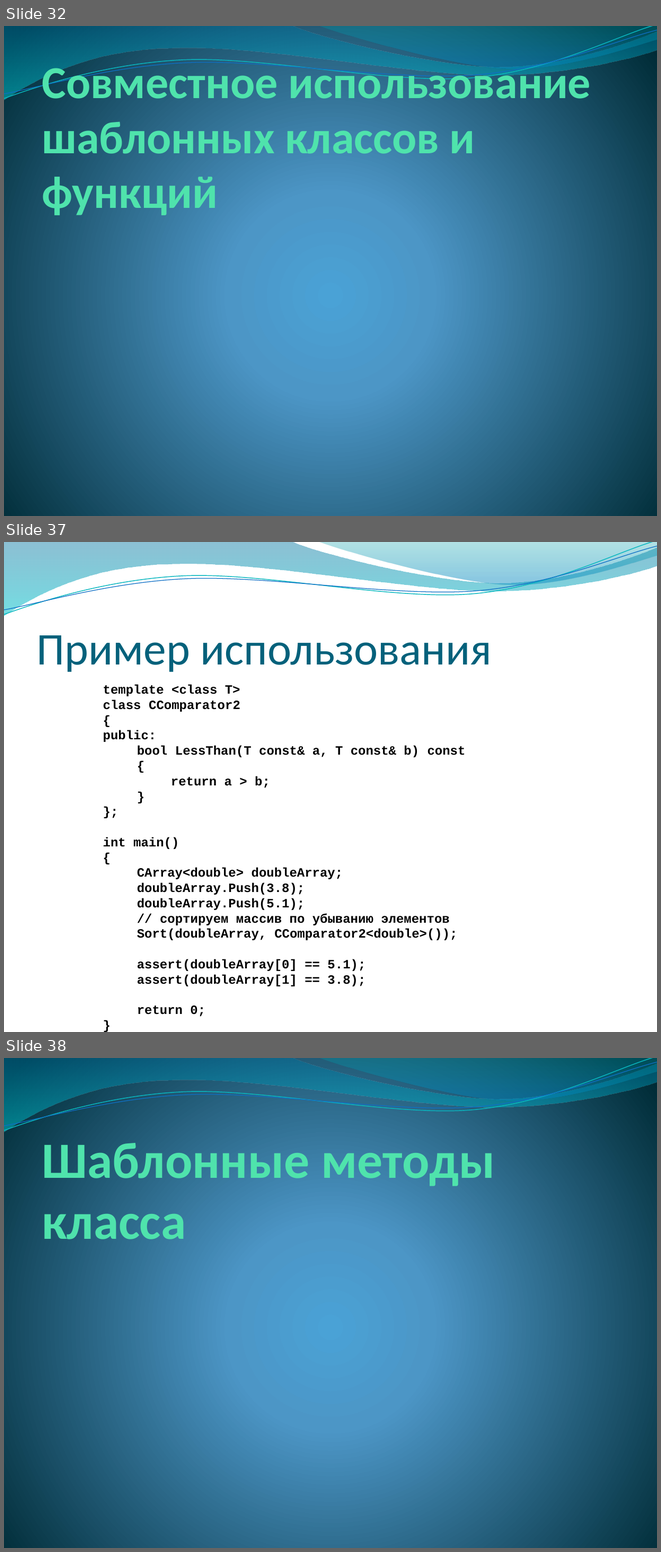
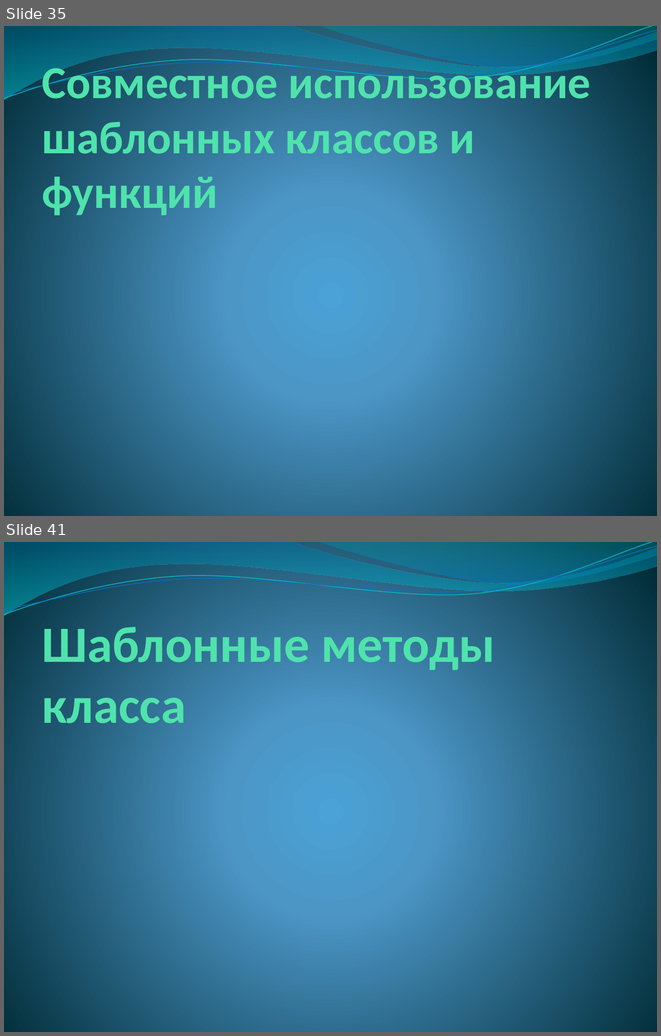
Before and after one commit to alexey-malov/oop, a slide deck: lectures/06/Обобщенное программирование, шаблоны.pptx. Shown one above the other, each under a label of ours: slides 32, 37 and 38 before the commit, slides 35 and 41 after it; the slides between them are not shown. The pictures are 661x1552 and 661x1036 pixels, drawn with LibreOffice and Linux fonts; fonts in the diff are those of the drawing; background and template pictures are left out. Boxes give left, top, right and bottom in pixels: in the first picture for what was removed or moved away, otherwise in the second. Text is boxed around its words. In the diff, an @@ line names an element or a change of style, - is before the commit and + after.

```diff
--- a/lectures/06/Обобщенное программирование, шаблоны.pptx
+++ b/lectures/06/Обобщенное программирование, шаблоны.pptx
@@ slide 37 removed at [4, 542, 657, 1032], background picture (left out); not listed: 4 template elements that a slide beside it also shows @@
@@ title removed at [37, 635, 492, 672] @@
-Пример использования
@@ text removed at [103, 685, 466, 1016] @@
-template <class T>
-class CComparator2
-{
-public:
-bool LessThan(T const& a, T const& b) const
-{
-return a > b;
-}
-};
-int main()
-{
-CArray<double> doubleArray;
-doubleArray.Push(3.8);
-doubleArray.Push(5.1);
-// сортируем массив по убыванию элементов
-Sort(doubleArray, CComparator2<double>());
-assert(doubleArray[0] == 5.1);
-assert(doubleArray[1] == 3.8);
-return 0;
-}
@@ what was slide 32 is now slide 35 @@
@@ what was slide 38 is now slide 41 @@
```
Also in this commit, not shown: 3 slides changed, 11 slides added, 2 other slides removed, 2 other files.
